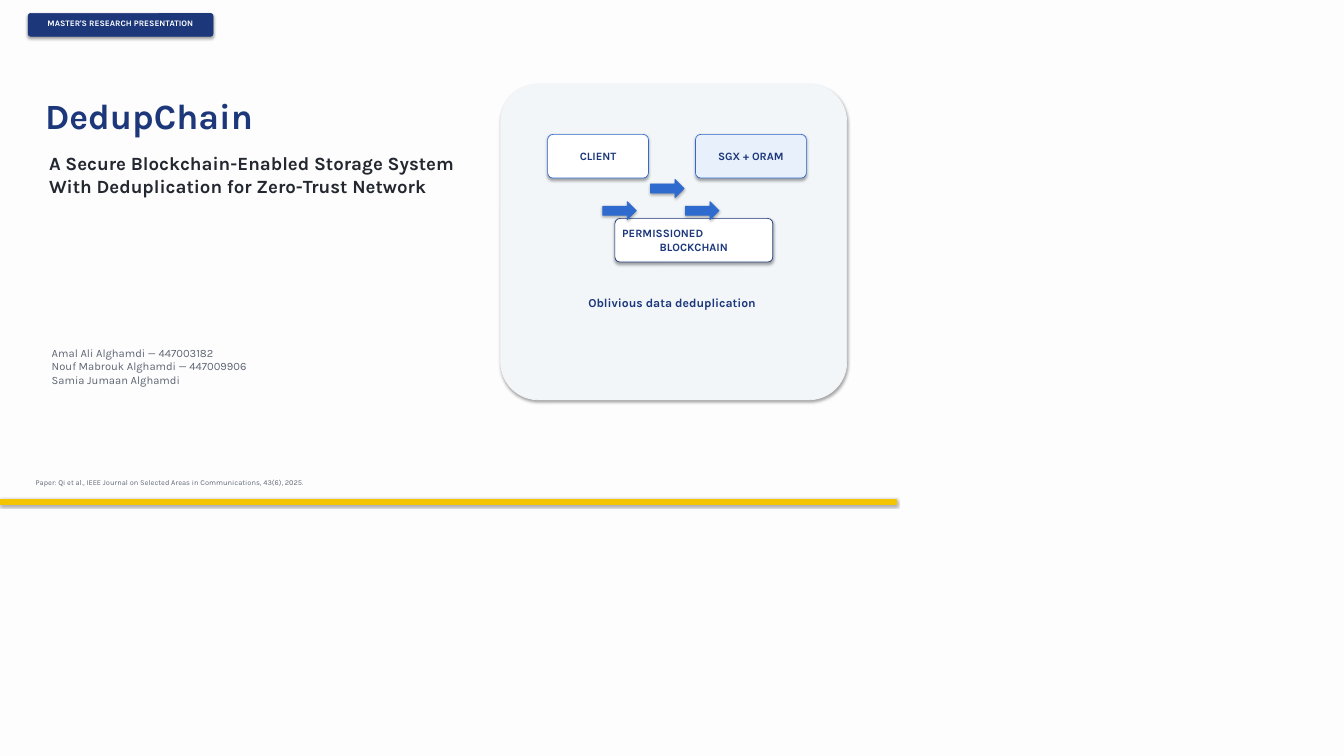
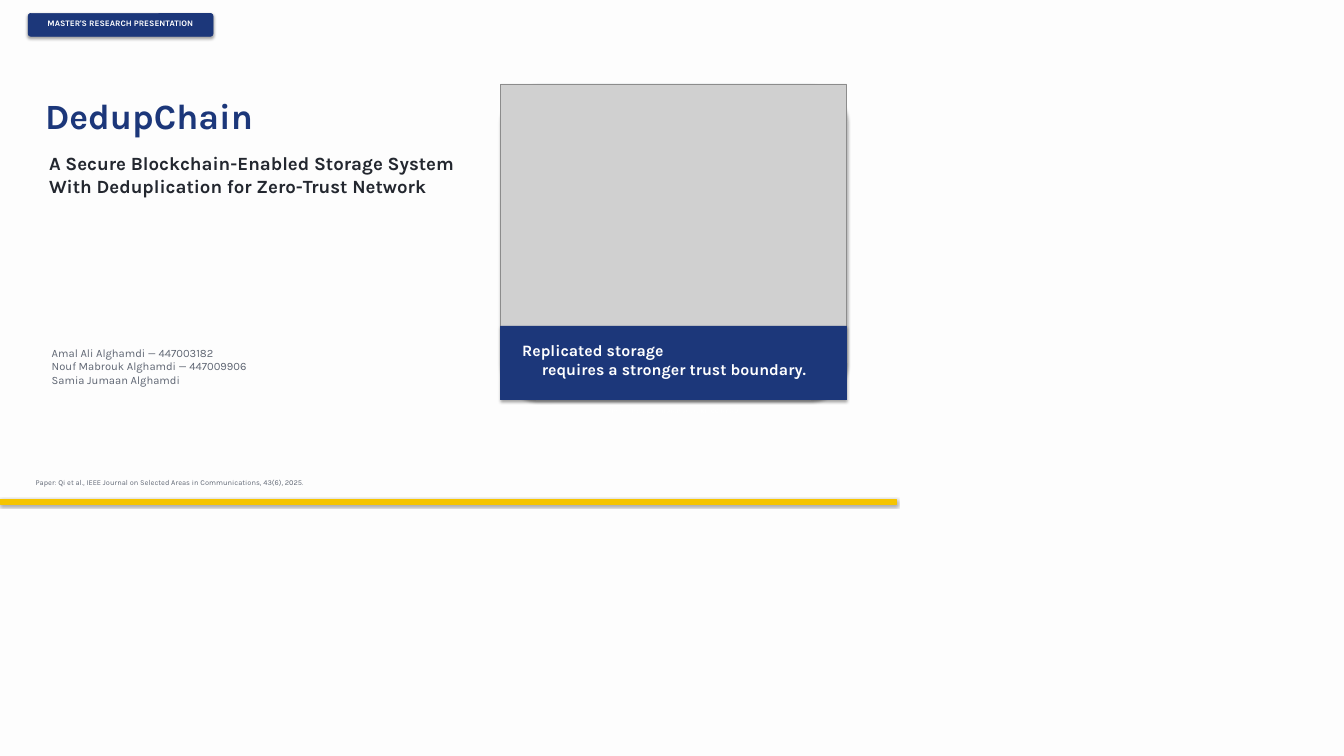
Before and after one commit to mrmazen404-ai/Nabeh-SafeLink_GitHub-Upload, a slide deck: slide 1 of deliverables/DedupChain_Academic_Presentation.pptx. Drawn at 1344x756 pixels with LibreOffice and Linux fonts; fonts in the diff are those of the drawing; grey boxes stand for pictures. Boxes give left, top, right and bottom in pixels: in the first picture for what was removed or moved away, otherwise in the second. Text is boxed around its words. In the diff, an @@ line names an element or a change of style, - is before the commit and + after.

Commit message:
feat: enhance DedupChain presentation visuals

```diff
--- a/deliverables/DedupChain_Academic_Presentation.pptx
+++ b/deliverables/DedupChain_Academic_Presentation.pptx
@@ picture added at [501, 84, 847, 400] @@
@@ text removed at [580, 152, 617, 160] @@
-CLIENT
@@ text removed at [718, 152, 784, 160] @@
-SGX + ORAM
@@ text removed at [622, 229, 728, 251] @@
-PERMISSIONED
-BLOCKCHAIN
@@ text removed at [588, 298, 756, 310] @@
-Oblivious data deduplication
@@ rectangle added at [501, 326, 847, 400], fill #1C377A, outline #1C377A 0.75 pt @@
@@ text added at [522, 345, 806, 379], 17 pt, text #FFFFFF, bold @@
+Replicated storage
+requires a stronger trust boundary.
```
Also in this commit, not shown: 1 other slide changed, 6 other files.
